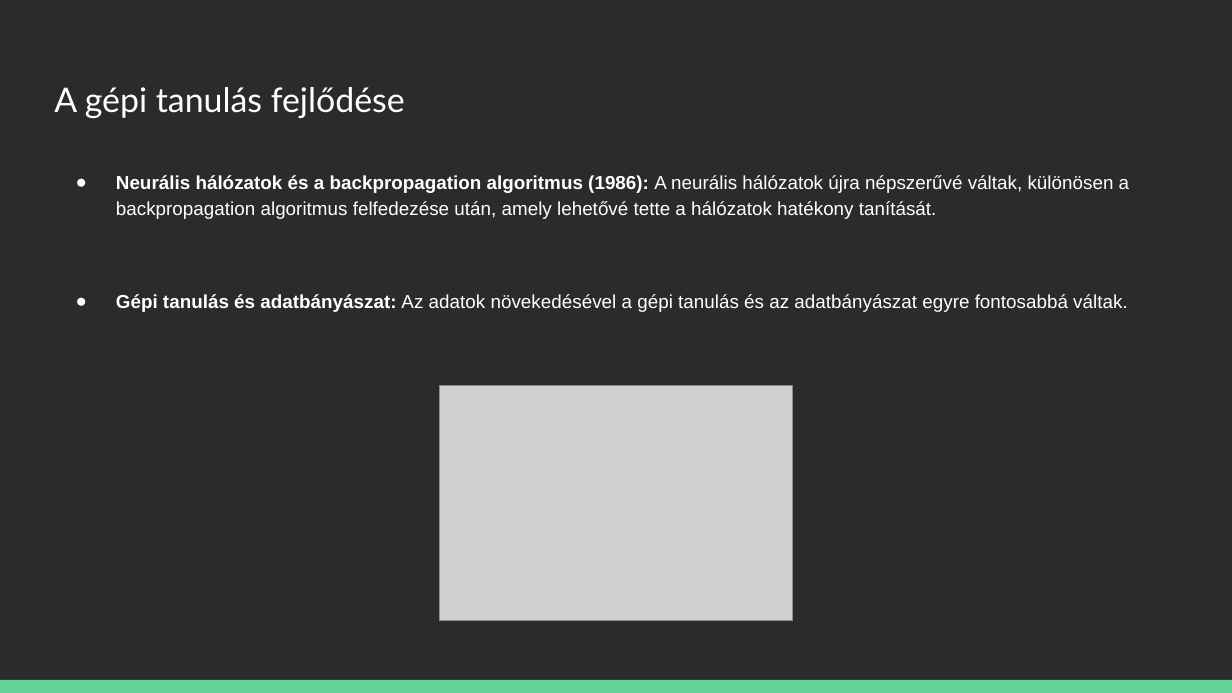
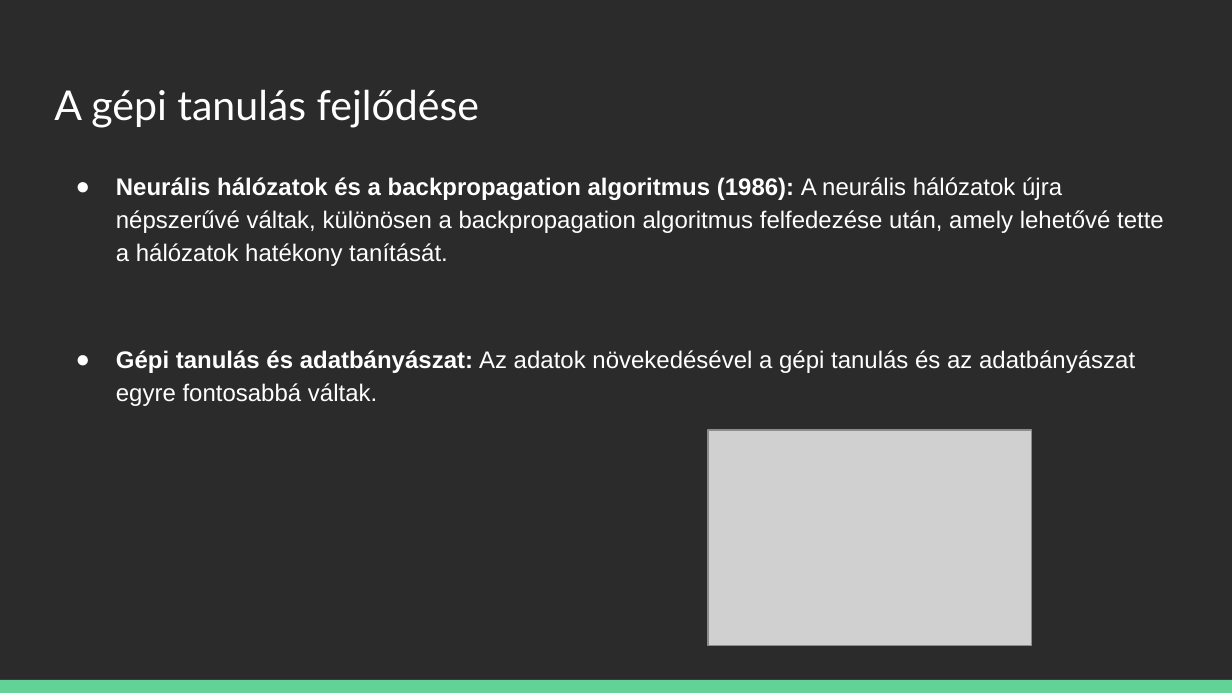
Before and after one commit to kizsi2024/12I-SZ, a slide deck: slide 7 of Potyondi Zsombor/A Mesterséges Intelligencia Történelme.pptx. Drawn at 1232x693 pixels with LibreOffice and Linux fonts; fonts in the diff are those of the drawing; grey boxes stand for pictures; background and template pictures are left out; a plain dark background stands for a picture behind light text. Boxes give left, top, right and bottom in pixels: in the first picture for what was removed or moved away, otherwise in the second. Text is boxed around its words. In the diff, an @@ line names an element or a change of style, - is before the commit and + after.

```diff
--- a/Potyondi Zsombor/A Mesterséges Intelligencia Történelme.pptx
+++ b/Potyondi Zsombor/A Mesterséges Intelligencia Történelme.pptx
@@ title "A gépi tanulás fejlődése" at (54, 89, 479, 128): size 19.8 to 24 pt @@
@@ text "Neurális hálózatok és a backpropagation ..." at (116, 177, 1164, 406): size 11 to 14 pt @@
@@ picture: place and size @@
-picture at (440, 386, 792, 621)
+picture at (708, 430, 1032, 646)
```
Also in this commit, not shown: 11 other slides changed.
